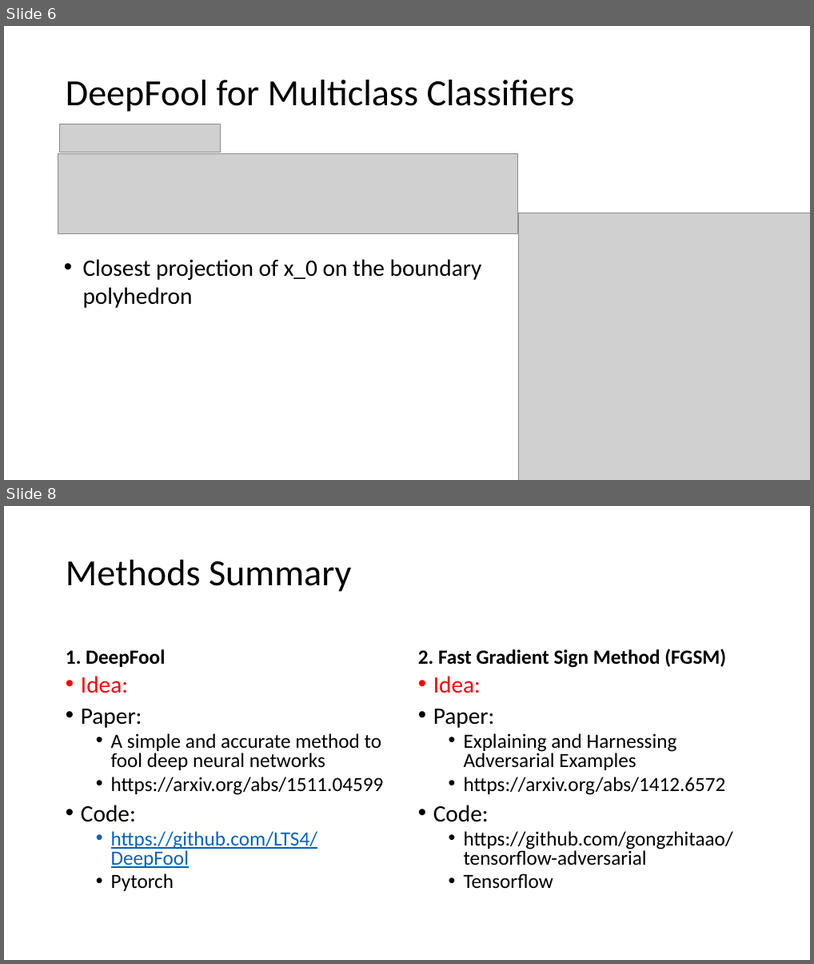
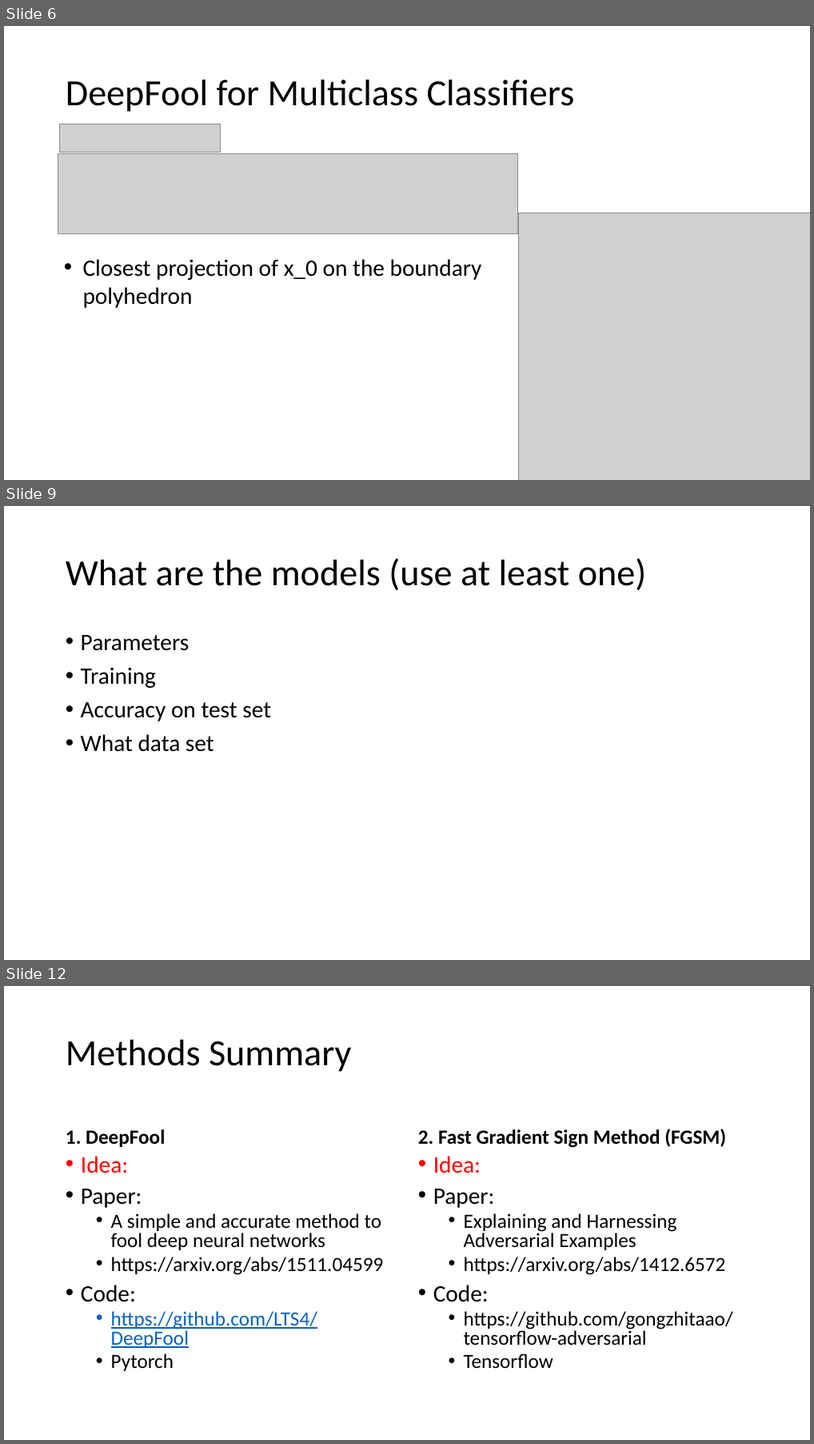
Before and after one commit to karunyas/DeepFool, a slide deck: Docs/Progress slides.pptx. Shown one above the other, each under a label of ours: slides 6 and 8 before the commit, slides 6, 9 and 12 after it; the slides between them are not shown. The pictures are 814x964 and 814x1444 pixels, drawn with LibreOffice and Linux fonts; fonts in the diff are those of the drawing; grey boxes stand for pictures. Boxes give left, top, right and bottom in pixels: in the first picture for what was removed or moved away, otherwise in the second. Text is boxed around its words. In the diff, an @@ line names an element or a change of style, - is before the commit and + after.

```diff
--- a/Docs/Progress slides.pptx
+++ b/Docs/Progress slides.pptx
@@ slide 9 added at (4,506,810,960), background #FFFFFF @@
@@ title added at (66,558,647,591), 44 pt, text #000000 @@
+What are the models (use at least one)
@@ text added at (81,635,271,752), 28 pt, text #000000 @@
+• Parameters
+• Training
+• Accuracy on test set
+• What data set
@@ what was slide 8 is now slide 12 @@
```
Also in this commit, not shown: 1 slide changed, 3 other slides added, 4 other files.
